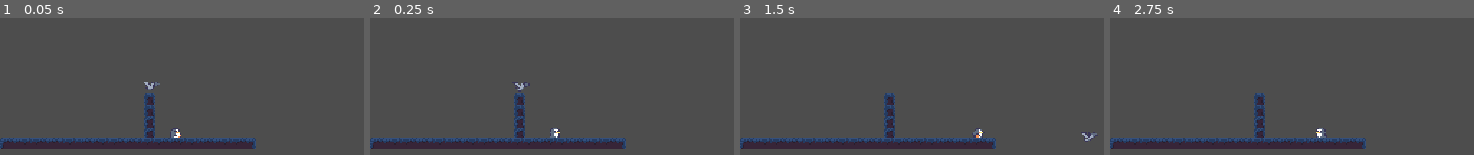
Above: before the commit, frames 1-4 (left to right).
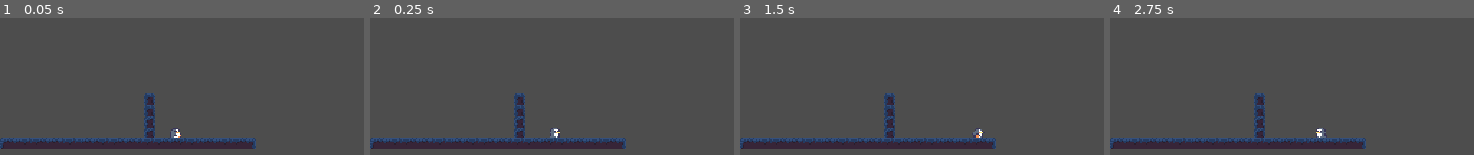
Above: after the commit, the same moments.

Repository: SenacGameStudio/SenacRun
Game: Godot game, scene res://test.tscn
The game is run twice, just before and just after one commit, with the same random seed, the same clock (stepped at 60 frames per second) and the same inputs. The project has no main scene, so this scene is started directly.
Inputs:
- Up to frame 1 (0.05 s): no input
- Up to frame 2 (0.25 s): no input
- Up to frame 3 (1.5 s): tap Enter (ui_accept) at 0.5, 0.77 s; hold Right (ui_right) from 0.53 s (still down)
- Up to frame 4 (2.75 s): tap Enter (ui_accept) at 1.52 s; release Right (ui_right) at 2.03 s; hold Left (ui_left) from 2.03 s (still down)

The runs differ from the first frame. In frame 1, 0.2% of the frame differs, in the area x 39-44%, y 46-53%; in frame 2, 0.2%; in frame 3, 0.2%, in the area x 93-99%, y 83-91%; in frame 4, nothing differs.

Commit message:
Corrigido INIMIGOS

Diff:
--- a/test.tscn
+++ b/test.tscn
@@ -1,8 +1,7 @@
-[gd_scene load_steps=6 format=4 uid="uid://bfp2k5esmtvob"]
+[gd_scene load_steps=5 format=4 uid="uid://bfp2k5esmtvob"]
 
 [ext_resource type="PackedScene" uid="uid://beuv4giesaltr" path="res://entidades/pinguim.tscn" id="1_37kl0"]
 [ext_resource type="Texture2D" uid="uid://btb5yro4powg" path="res://tiles/mellowautotiles.png" id="2_8uh7m"]
-[ext_resource type="PackedScene" uid="uid://bm8rvk3bd4ae8" path="res://entidades/player.tscn" id="4_ykrsh"]
 
 [sub_resource type="TileSetAtlasSource" id="TileSetAtlasSource_6uqi0"]
 texture = ExtResource("2_8uh7m")
@@ -77,7 +76,3 @@
 
 [node name="pinguim" parent="." instance=ExtResource("1_37kl0")]
 position = Vector2(254, 613)
-
-[node name="player" parent="." instance=ExtResource("4_ykrsh")]
-position = Vector2(218, 548)
-collision_mask = 6
